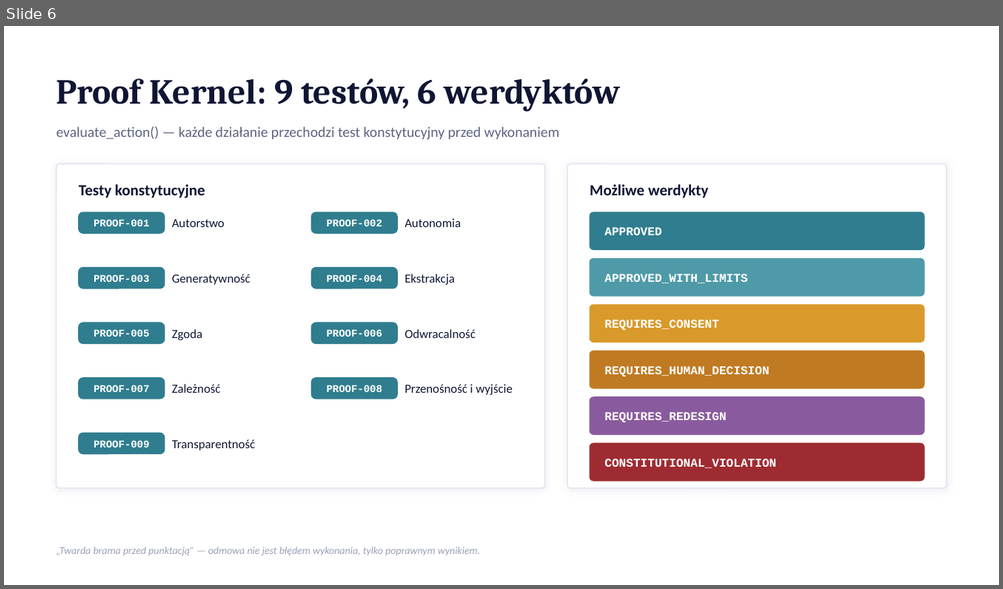
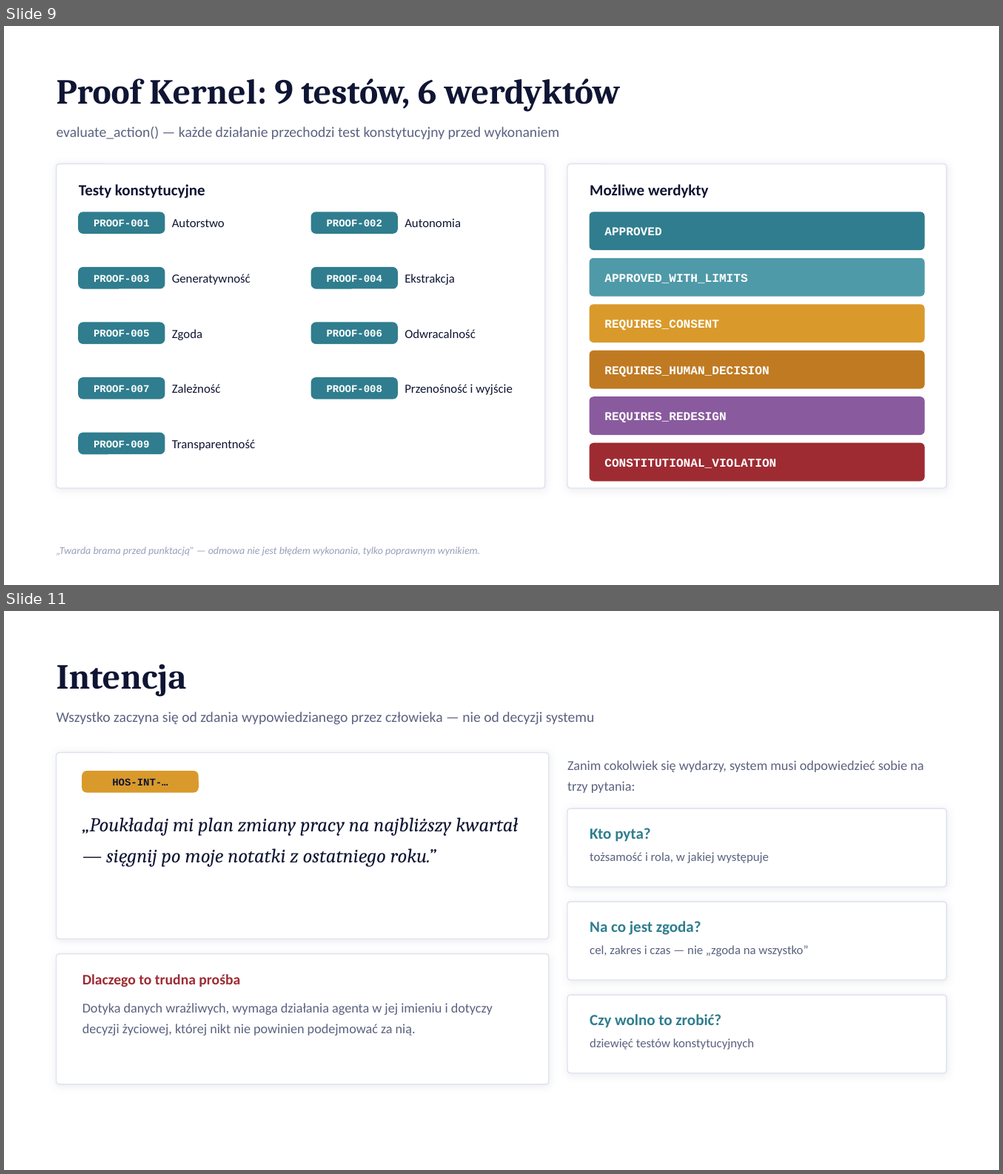
Before and after one commit to dudsi101-svg/Human-os, a slide deck: docs/presentation/Human-OS-prezentacja.pptx. Shown one above the other, each under a label of ours: slide 6 before the commit, slides 9 and 11 after it; the slides between them are not shown. The pictures are 1003x589 and 1003x1174 pixels, drawn with LibreOffice and Linux fonts; fonts in the diff are those of the drawing. Boxes give left, top, right and bottom in pixels: in the first picture for what was removed or moved away, otherwise in the second. Text is boxed around its words. In the diff, an @@ line names an element or a change of style, - is before the commit and + after.

```diff
--- a/docs/presentation/Human-OS-prezentacja.pptx
+++ b/docs/presentation/Human-OS-prezentacja.pptx
@@ slide 11 added at [4, 611, 999, 1170], background #FFFFFF @@
@@ text added at [57, 664, 187, 697], 34 pt, text #0F1533, bold @@
+Intencja
@@ text added at [57, 712, 595, 725], 14 pt, text #5B6280 @@
+Wszystko zaczyna się od zdania wypowiedzianego przez człowieka — nie od decyzji systemu
@@ rounded rectangle added at [57, 753, 549, 940], fill #FFFFFF, outline #DFE3EE 1 pt @@
@@ text added at [567, 760, 923, 793], 13 pt, text #5B6280 @@
+Zanim cokolwiek się wydarzy, system musi odpowiedzieć sobie na trzy pytania:
@@ rounded rectangle added at [82, 772, 198, 792], fill #D99A2B, outline #D99A2B 1 pt @@
@@ text added at [112, 778, 168, 786], 10 pt, text #0F1533, bold @@
+HOS-INT-…
@@ rounded rectangle added at [567, 809, 946, 887], fill #FFFFFF, outline #DFE3EE 1 pt @@
@@ text added at [82, 817, 518, 867], 19 pt, text #0F1533, italic @@
+„Poukładaj mi plan zmiany pracy na najbliższy kwartał — sięgnij po moje notatki z ostatniego roku.”
@@ text added at [589, 828, 650, 842], 15 pt, text #2F7D8E, bold @@
+Kto pyta?
@@ text added at [589, 852, 768, 863], 12 pt, text #5B6280 @@
+tożsamość i rola, w jakiej występuje
@@ rounded rectangle added at [567, 902, 946, 980], fill #FFFFFF, outline #DFE3EE 1 pt @@
@@ text added at [589, 921, 701, 935], 15 pt, text #2F7D8E, bold @@
+Na co jest zgoda?
@@ rounded rectangle added at [57, 954, 549, 1085], fill #FFFFFF, outline #DFE3EE 1 pt @@
@@ text added at [589, 945, 808, 957], 12 pt, text #5B6280 @@
+cel, zakres i czas — nie „zgoda na wszystko”
@@ text added at [82, 974, 240, 988], 14 pt, text #9E2B32, bold @@
+Dlaczego to trudna prośba
@@ text added at [82, 1003, 492, 1036], 13 pt, text #5B6280 @@
+Dotyka danych wrażliwych, wymaga działania agenta w jej imieniu i dotyczy decyzji życiowej, której nikt nie powinien podejmować za nią.
@@ rounded rectangle added at [567, 995, 946, 1073], fill #FFFFFF, outline #DFE3EE 1 pt @@
@@ text added at [589, 1014, 721, 1028], 15 pt, text #2F7D8E, bold @@
+Czy wolno to zrobić?
@@ text added at [589, 1039, 754, 1050], 12 pt, text #5B6280 @@
+dziewięć testów konstytucyjnych
@@ what was slide 6 is now slide 9 @@
```
Also in this commit, not shown: 6 slides changed, 10 other slides added, 5 slides removed, 2 other files.
